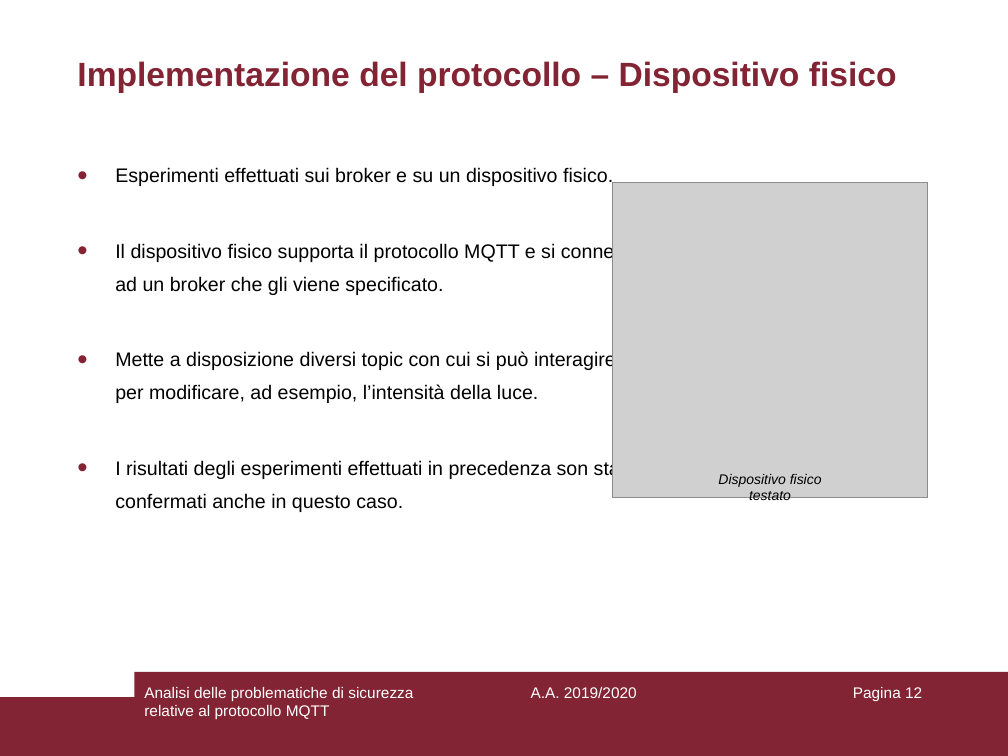
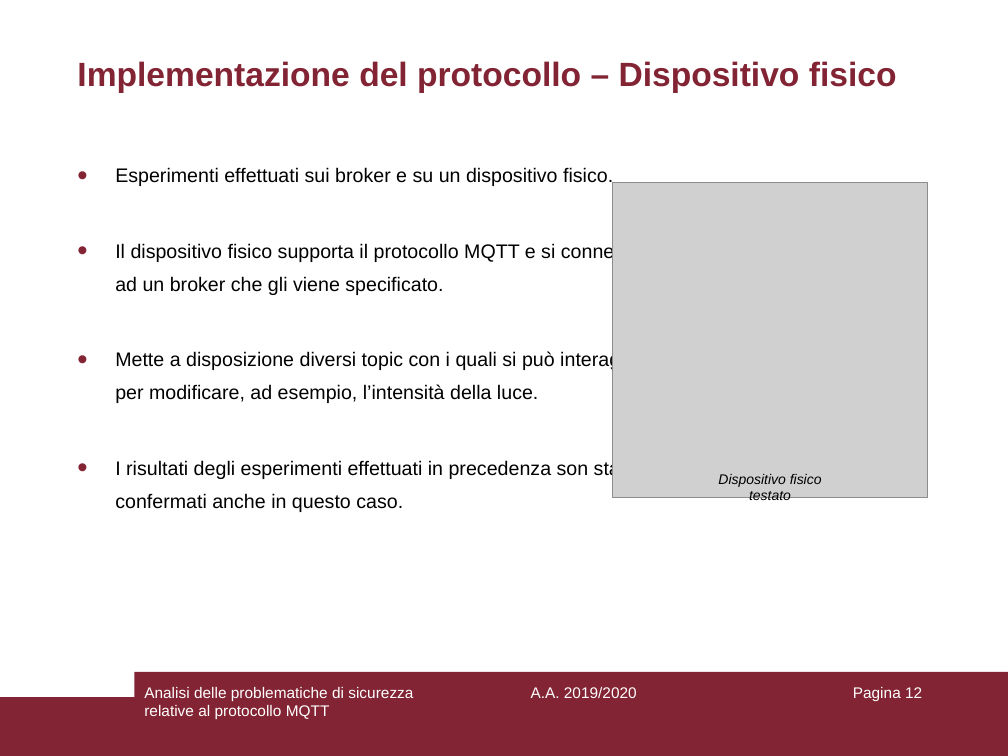
Before and after one commit to aedoardo/bachelor-degree-thesis, a slide deck: slide 12 of slides/Presentazione.ppt. Drawn at 1008x756 pixels with LibreOffice and Linux fonts; fonts in the diff are those of the drawing; grey boxes stand for pictures. Boxes give left, top, right and bottom in pixels: in the first picture for what was removed or moved away, otherwise in the second. Text is boxed around its words. In the diff, an @@ line names an element or a change of style, - is before the commit and + after.

```diff
--- a/slides/Presentazione.ppt
+++ b/slides/Presentazione.ppt
@@ text at (115,351,642,403): text changed @@
-• Mette a disposizione diversi topic con cui si può interagire
-  per modificare, ad esempio, l’intensità della luce.
+• Mette a disposizione diversi topic con i quali si può interagire
+  per modificare, ad esempio, l’intensità della luce.
```
Also in this commit, not shown: 7 other slides changed, 1 other file.
